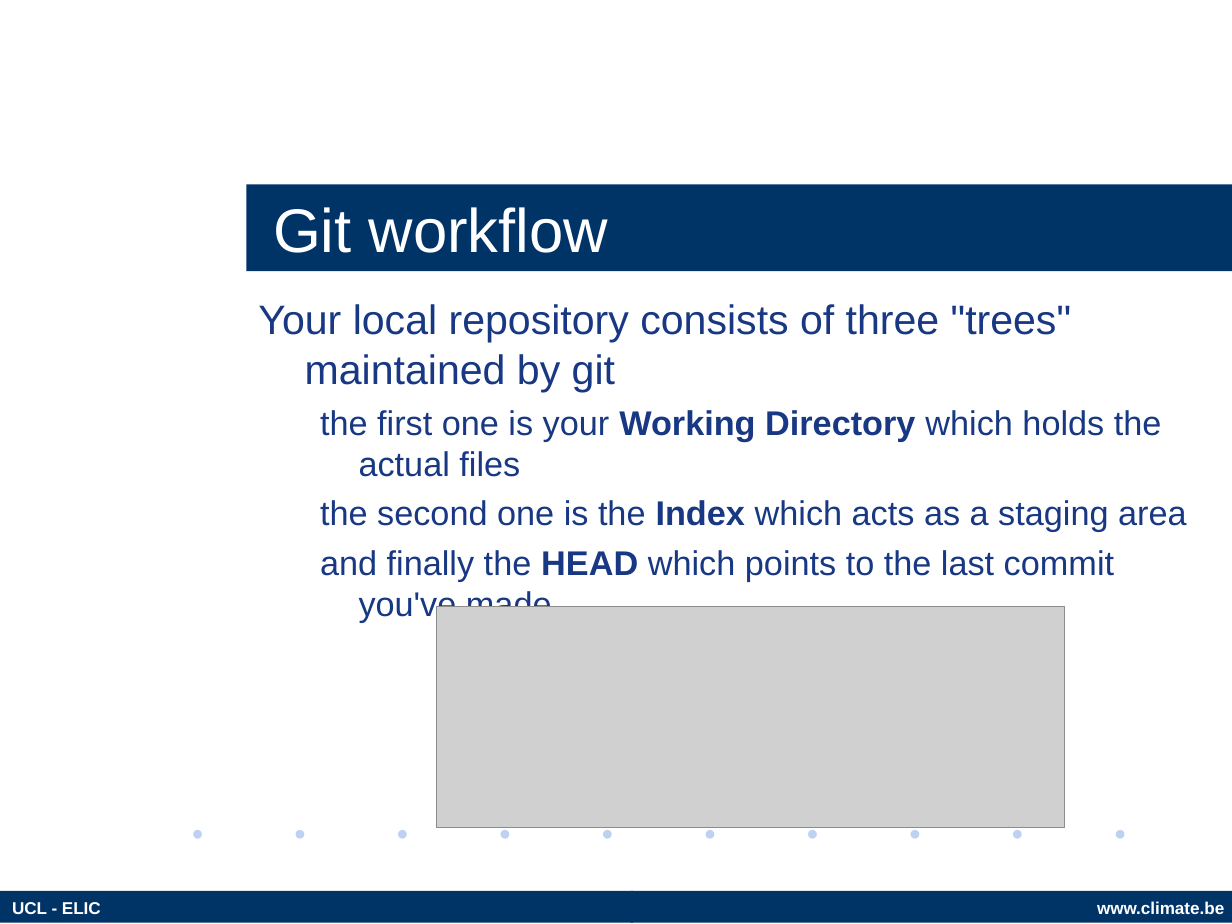
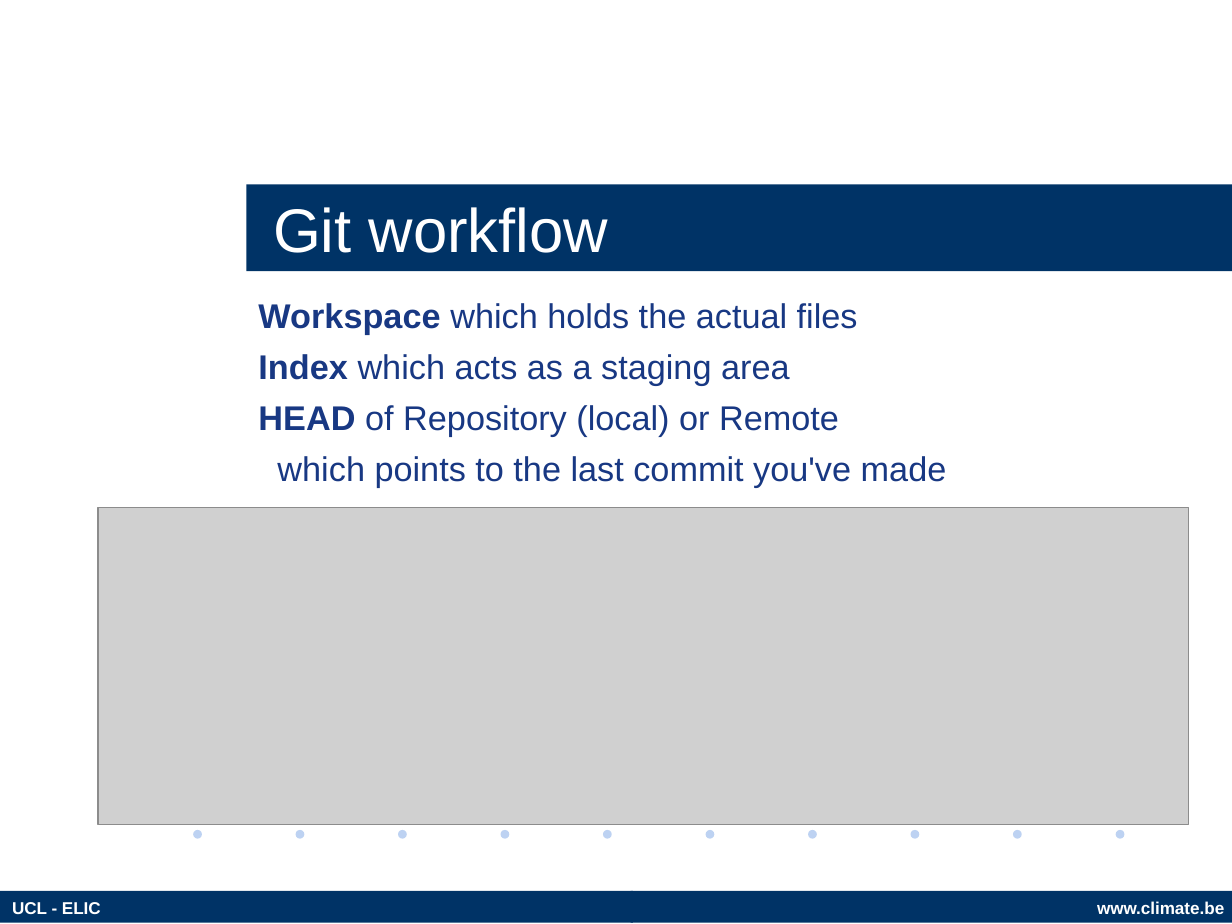
Before and after one commit to fmassonn/Git_Training, a slide deck: slide 9 of slides/Git.odp (slide 13 before the commit). Drawn at 1232x924 pixels with LibreOffice and Linux fonts; fonts in the diff are those of the drawing; grey boxes stand for pictures; background and template pictures are left out. Boxes give left, top, right and bottom in pixels: in the first picture for what was removed or moved away, otherwise in the second. Text is boxed around its words. In the diff, an @@ line names an element or a change of style, - is before the commit and + after.

Commit message:
Update slides

```diff
--- a/slides/Git.odp
+++ b/slides/Git.odp
@@ text at [258, 303, 947, 488]: text changed @@
-Your local repository consists of three "trees" maintained by git
-the first one is your Working Directory which holds the actual files
-the second one is the Index which acts as a staging area
-and finally the HEAD which points to the last commit you've made
+Workspace which holds the actual files
+Index which acts as a staging area
+HEAD of Repository (local) or Remote
+which points to the last commit you've made
@@ picture: place and size @@
-picture at [436, 606, 1063, 828]
+picture at [99, 508, 1189, 824]
```
Also in this commit, not shown: 3 other slides changed, 7 slides removed, 2 other files.
